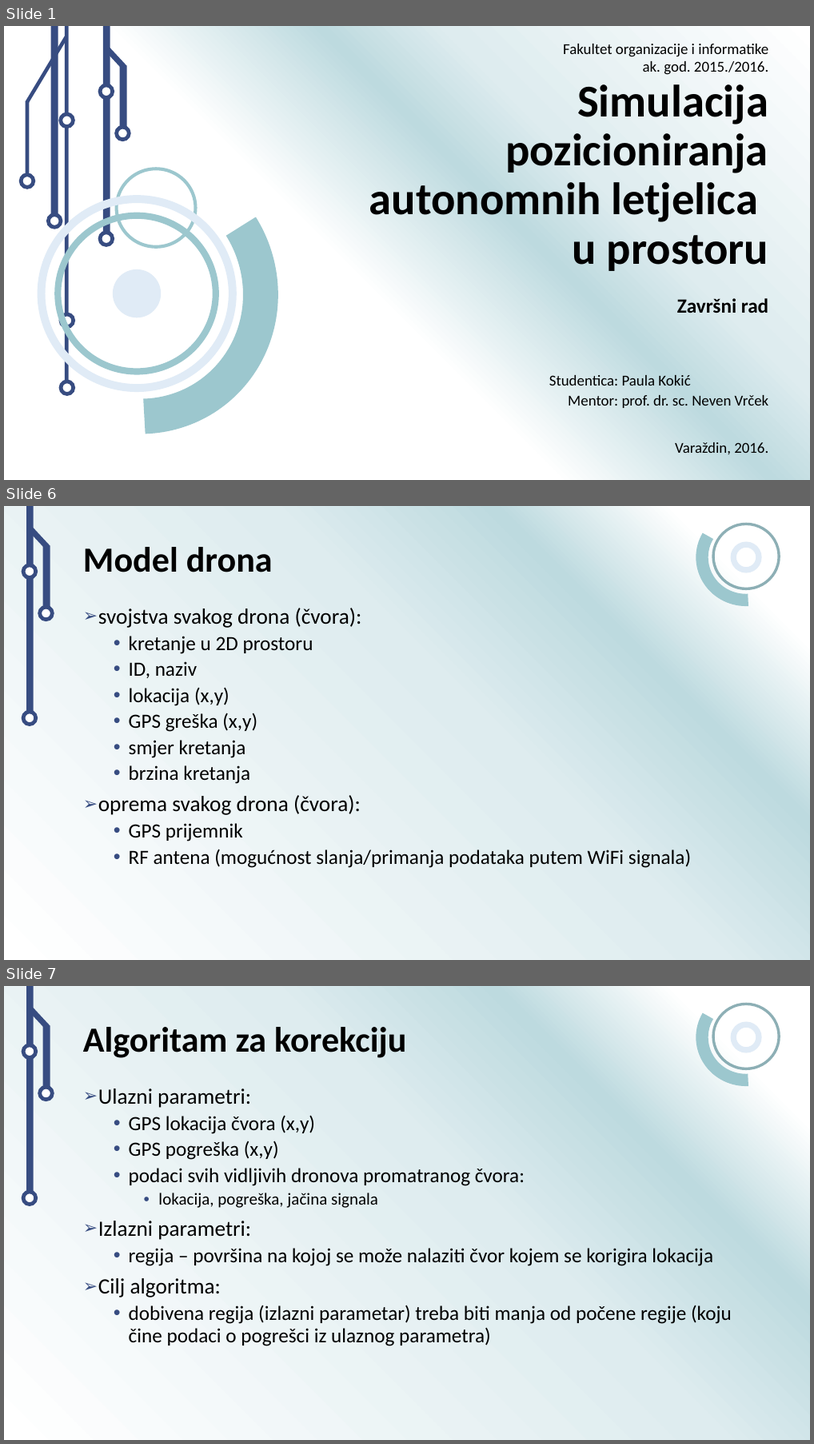
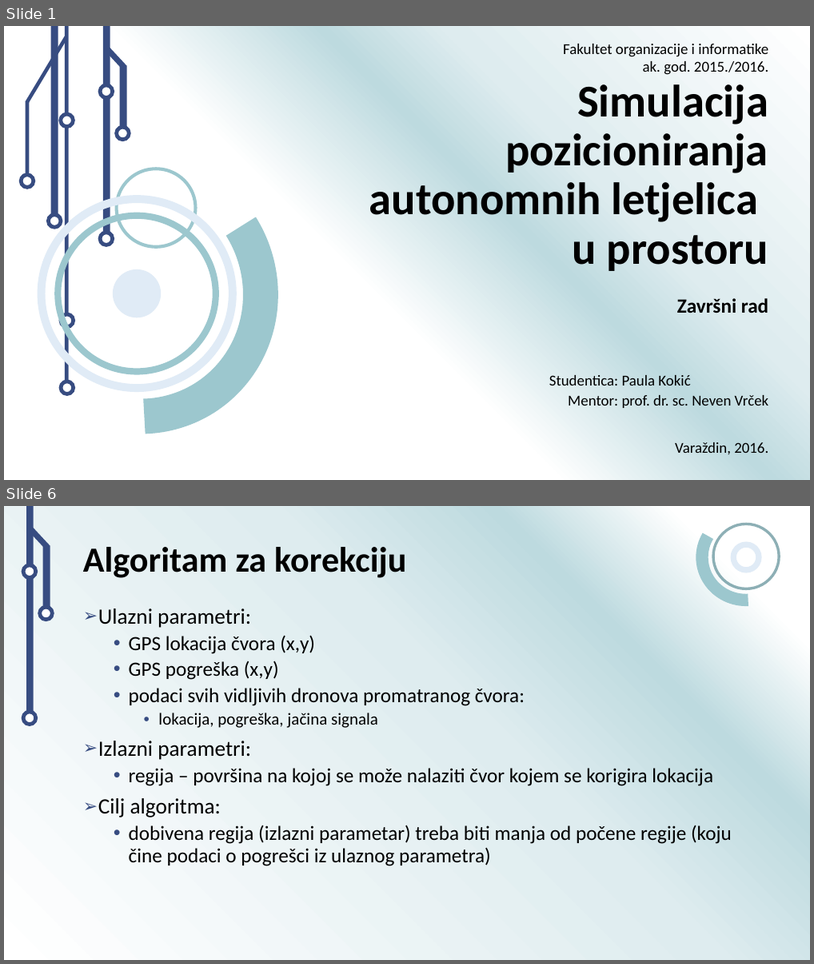
Before and after one commit to Acerinth/MaliDronovi, a slide deck: Prezentacija/Simulacija pozicioniranja autonomnih letjelica u prostoru.pptx. Shown one above the other, each under a label of ours: slides 1, 6 and 7 before the commit, slides 1 and 6 after it; the slides between them are not shown. The pictures are 814x1444 and 814x964 pixels, drawn with LibreOffice and Linux fonts; fonts in the diff are those of the drawing; background and template pictures are left out. Boxes give left, top, right and bottom in pixels: in the first picture for what was removed or moved away, otherwise in the second. Text is boxed around its words. In the diff, an @@ line names an element or a change of style, - is before the commit and + after.

```diff
--- a/Prezentacija/Simulacija pozicioniranja autonomnih letjelica u prostoru.pptx
+++ b/Prezentacija/Simulacija pozicioniranja autonomnih letjelica u prostoru.pptx
@@ slide 6 removed at <box>4,506,810,960</box>, background gradient #FFFFFF to #BDDADF to #DEECEF; not listed: 9 template elements that a slide beside it also shows @@
@@ title removed at <box>83,547,273,572</box> @@
-Model drona
@@ text removed at <box>98,608,691,868</box> @@
-➢ svojstva svakog drona (čvora):
-  • kretanje u 2D prostoru
-  • ID, naziv
-  • lokacija (x,y)
-  • GPS greška (x,y)
-  • smjer kretanja
-  • brzina kretanja
-➢ oprema svakog drona (čvora):
-  • GPS prijemnik
-  • RF antena (mogućnost slanja/primanja podataka putem WiFi signala)
@@ what was slide 7 is now slide 6 @@
```
Also in this commit, not shown: 5 slides changed, 3 slides added, 3 other slides removed.
